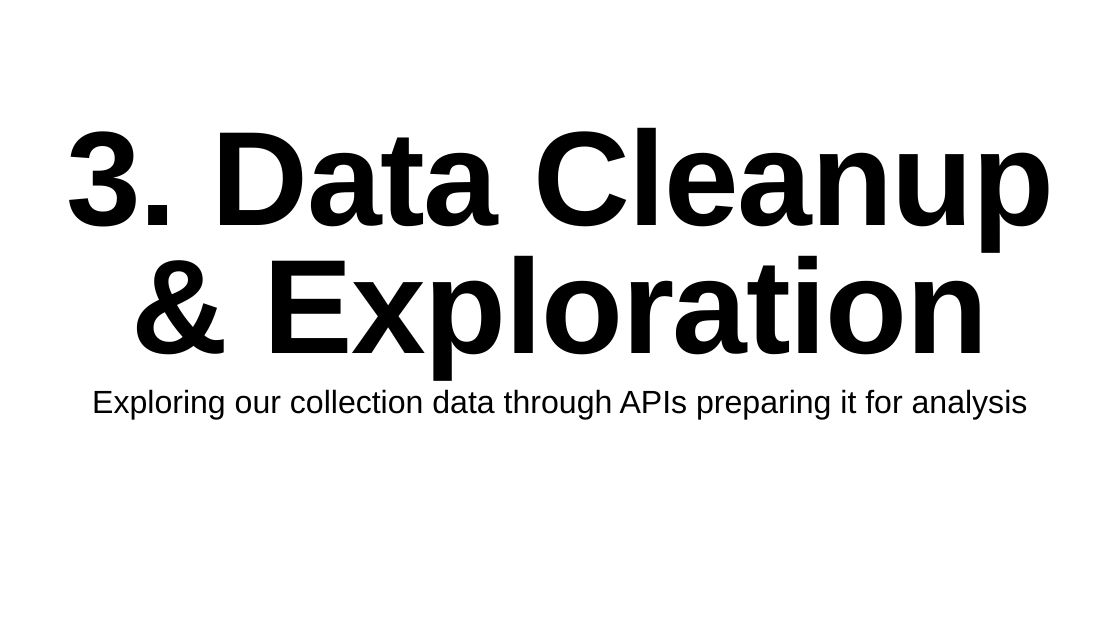
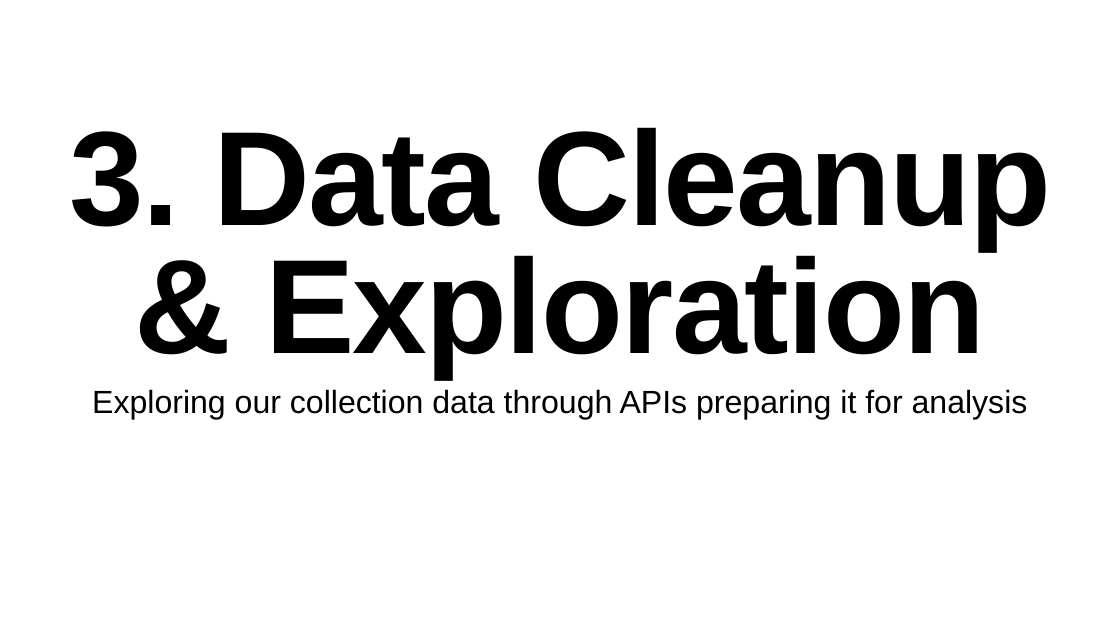
Before and after one commit to mmsaki/nft-trading-analysis, a slide deck: slide 9 of Fintech Group Presentation.pptx. Drawn at 1120x630 pixels with LibreOffice and Linux fonts; fonts in the diff are those of the drawing. Boxes give left, top, right and bottom in pixels: in the first picture for what was removed or moved away, otherwise in the second. Text is boxed around its words. In the diff, an @@ line names an element or a change of style, - is before the commit and + after.

```diff
--- a/Fintech Group Presentation.pptx
+++ b/Fintech Group Presentation.pptx
@@ text "3. Data Cleanup & Exploration" at box(70, 127, 1052, 378): letter spacing -2.3 to -3 pt @@
```
Also in this commit, not shown: 11 other slides changed, 1 slide removed.
